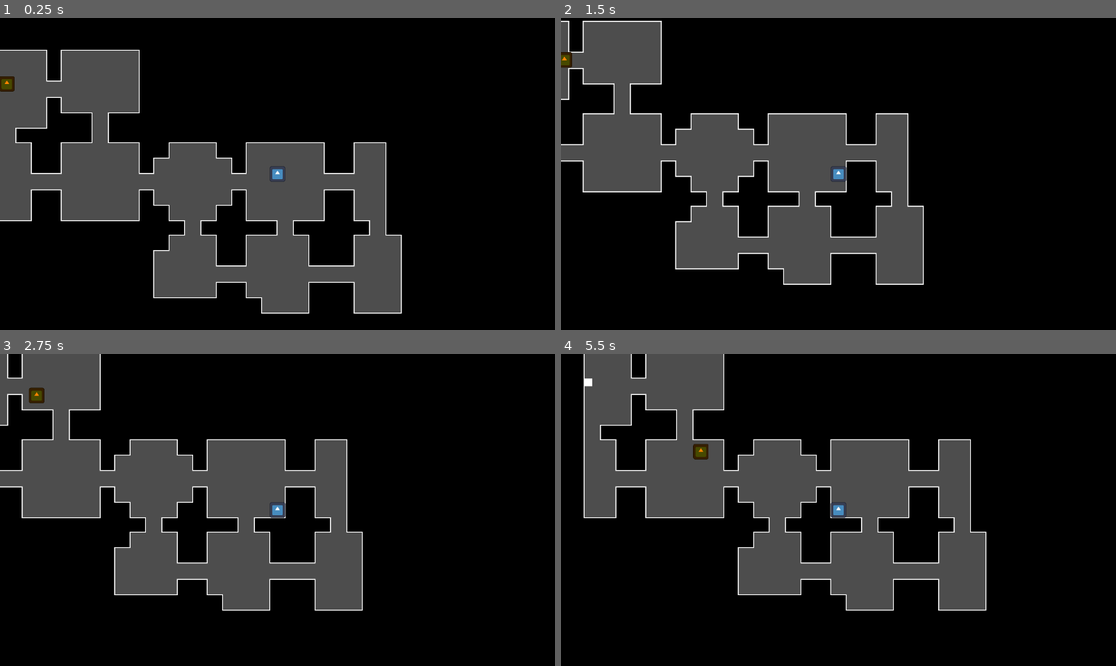
Above: before the commit, frames 1-4 (two rows, left to right).
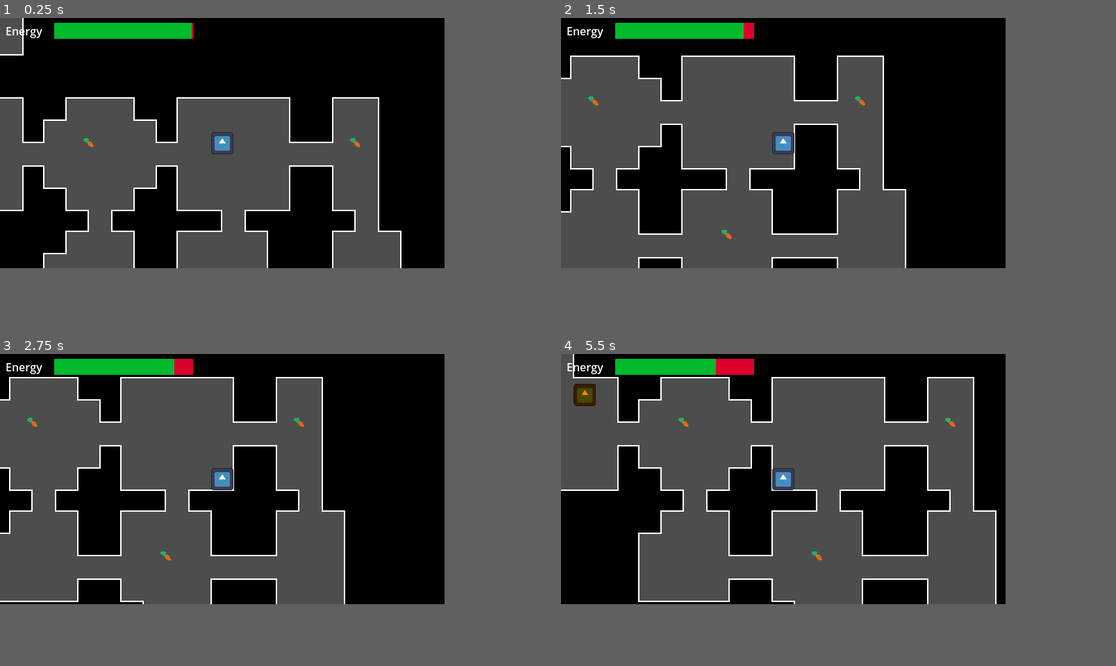
Above: after the commit, the same moments.

Repository: ROMUBOY/Rat-Dungeon
Game: Godot game, scene res://game/scenes/world.tscn
Same seed, same stepped clock (60 frames per second), same inputs: the game is played once before the commit and once after it. The engine's default icon, where the game draws it, is replaced by a stand-in: a white triangle on a blue panel in a dark square.
Inputs:
- Up to frame 1 (0.25 s): no input
- Up to frame 2 (1.5 s): hold Right (ui_right) 0.53-1.28 s; tap Enter at 1.25 s; hold Down (ui_down) from 1.28 s (still down)
- Up to frame 3 (2.75 s): release Down (ui_down) at 2.03 s; hold Right (ui_right) from 2.03 s (still down)
- Up to frame 4 (5.5 s): release Right (ui_right) at 2.78 s; hold Up (ui_up) 2.78-3.53 s; tap Space at 3.5 s; hold Left (ui_left) 3.53-5.03 s; hold Down (ui_down) from 5.03 s (still down)
In our replay, the window is 799x449 before the commit and 640x360 after it. These sizes can differ from the game's own. Grey fills any space a smaller window leaves; there, only what the larger window draws over its background counts as a difference.

The runs differ from the first frame. In frame 1, 28% of the frame differs, in the area x 0-73%, y 0-95%; in frame 2, 29%; in frame 3, 30%; in frame 4, 32%, in the area x 0-79%, y 0-83%.

Commit message:
Hungry system

Diff:
--- /dev/null
+++ b/game/entities/collectable/collectable.gd
@@ -0,0 +1,9 @@
+extends Area2D
+class_name Collectable
+
+@export var value: float = 1
+
+func _on_body_entered(body: Node2D) -> void:
+	if body is Player:
+		Globals.energy_aquired += value
+		queue_free()
--- /dev/null
+++ b/game/entities/collectable/collectable.tscn
@@ -0,0 +1,21 @@
+[gd_scene load_steps=4 format=3 uid="uid://cr0i47bp6vs2k"]
+
+[ext_resource type="Script" uid="uid://b7vxhh8l88uhu" path="res://game/entities/collectable/collectable.gd" id="1_hp241"]
+[ext_resource type="Texture2D" uid="uid://dihngvelmerht" path="res://assets/textures/collectable/carrot.png" id="1_klauj"]
+
+[sub_resource type="CircleShape2D" id="CircleShape2D_hp241"]
+radius = 7.5
+
+[node name="Collectable" type="Area2D"]
+collision_layer = 2
+script = ExtResource("1_hp241")
+
+[node name="Sprite2D" type="Sprite2D" parent="."]
+position = Vector2(-0.5571418, -0.49999952)
+scale = Vector2(0.18571429, 0.18571429)
+texture = ExtResource("1_klauj")
+
+[node name="CollisionShape2D" type="CollisionShape2D" parent="."]
+shape = SubResource("CircleShape2D_hp241")
+
+[connection signal="body_entered" from="." to="." method="_on_body_entered"]
--- /dev/null
+++ b/game/entities/interface/load_scene_button.gd
@@ -0,0 +1,6 @@
+extends Button
+
+@export_file("*.tscn") var target_level_path = ""
+
+func _on_pressed() -> void:
+	get_tree().change_scene_to_file(target_level_path)
--- /dev/null
+++ b/game/entities/interface/load_scene_button.tscn
@@ -0,0 +1,10 @@
+[gd_scene load_steps=2 format=3 uid="uid://u38jhl1fyify"]
+
+[ext_resource type="Script" uid="uid://ptmgyxryplbs" path="res://game/entities/interface/load_scene_button.gd" id="1_micmt"]
+
+[node name="LoadSceneButton" type="Button"]
+offset_right = 8.0
+offset_bottom = 8.0
+script = ExtResource("1_micmt")
+
+[connection signal="pressed" from="." to="." method="_on_pressed"]
--- a/game/entities/pathfinding_enemy/pathfiding_enemy.gd
+++ b/game/entities/pathfinding_enemy/pathfiding_enemy.gd
@@ -11,8 +11,6 @@
 	if current_path.is_empty():
 		return
 
-
-
 	var target_position = tilemap.map_to_local(current_path.front())
 	global_position = global_position.move_toward(target_position, speed)
 
--- a/game/entities/pathfinding_enemy/pathfiding_enemy.tscn
+++ b/game/entities/pathfinding_enemy/pathfiding_enemy.tscn
@@ -7,6 +7,7 @@
 radius = 15.0
 
 [node name="PathfidingEnemy" type="CharacterBody2D"]
+collision_layer = 4
 script = ExtResource("1_3skm2")
 
 [node name="Sprite2D" type="Sprite2D" parent="."]
--- a/game/entities/player/player.gd
+++ b/game/entities/player/player.gd
@@ -1,6 +1,17 @@
 extends CharacterBody2D
 class_name Player
+
+@export var max_energy: float = 20
+
+var current_energy: float
+
+@onready var current_energy_progress_bar: ProgressBar = $Camera2D/Control/VBoxContainer/HBoxContainer/ProgressBar
+
 const SPEED = 300.0
+
+func _ready() -> void:
+	current_energy = Globals.current_energy
+	current_energy_progress_bar.value = current_energy
 
 func _physics_process(delta):
 	motion_mode = 1
@@ -9,3 +20,7 @@
 	velocity = input_vector * SPEED
 
 	move_and_slide()
+
+func _process(delta: float) -> void:
+	current_energy -= delta
+	current_energy_progress_bar.value = current_energy
--- a/game/entities/player/player.tscn
+++ b/game/entities/player/player.tscn
@@ -6,7 +6,14 @@
 [sub_resource type="CircleShape2D" id="CircleShape2D_fi4jx"]
 radius = 15.0
 
+[sub_resource type="StyleBoxFlat" id="StyleBoxFlat_gqtae"]
+bg_color = Color(0.858418, 0, 0.16904023, 1)
+
+[sub_resource type="StyleBoxFlat" id="StyleBoxFlat_x4rrl"]
+bg_color = Color(0, 0.7254902, 0.1764706, 1)
+
 [node name="Player" type="CharacterBody2D"]
+collision_mask = 14
 script = ExtResource("1_ewlc8")
 metadata/_edit_group_ = true
 
@@ -18,3 +25,35 @@
 shape = SubResource("CircleShape2D_fi4jx")
 
 [node name="Camera2D" type="Camera2D" parent="."]
+
+[node name="Control" type="Control" parent="Camera2D"]
+layout_mode = 3
+anchors_preset = 0
+offset_left = -319.0
+offset_top = -177.0
+offset_right = 316.0
+offset_bottom = 179.0
+
+[node name="VBoxContainer" type="VBoxContainer" parent="Camera2D/Control"]
+layout_mode = 0
+offset_left = 7.0
+offset_top = 4.0
+offset_right = 277.0
+offset_bottom = 44.0
+
+[node name="HBoxContainer" type="HBoxContainer" parent="Camera2D/Control/VBoxContainer"]
+layout_mode = 2
+
+[node name="Label" type="Label" parent="Camera2D/Control/VBoxContainer/HBoxContainer"]
+layout_mode = 2
+text = "Energy   "
+
+[node name="ProgressBar" type="ProgressBar" parent="Camera2D/Control/VBoxContainer/HBoxContainer"]
+custom_minimum_size = Vector2(200, 0)
+layout_mode = 2
+size_flags_vertical = 1
+theme_override_styles/background = SubResource("StyleBoxFlat_gqtae")
+theme_override_styles/fill = SubResource("StyleBoxFlat_x4rrl")
+max_value = 20.0
+value = 20.0
+show_percentage = false
--- /dev/null
+++ b/game/globals.gd
@@ -0,0 +1,12 @@
+extends Node
+
+var current_energy: float = 0
+var energy_aquired: float = 0
+var rooms_explored: int = 0
+
+func update_energy():
+	current_energy += energy_aquired
+	energy_aquired = 0
+	rooms_explored += 1
+	if current_energy > 20:
+		current_energy = 20
--- /dev/null
+++ b/game/scenes/energy_update.gd
@@ -0,0 +1,36 @@
+extends Node2D
+
+
+@onready var progress_bar: ProgressBar = $Control/VBoxContainer/HBoxContainer/ProgressBar
+@onready var food_aquired_number: Label = $Control/VBoxContainer/HBoxContainer2/FoodAquiredNumber
+@onready var rooms_explored: Label = $Control/VBoxContainer/HBoxContainer3/RoomsExplored
+
+var food_aquired: float
+var timer: int = 30
+
+# Called when the node enters the scene tree for the first time.
+func _ready() -> void:
+	progress_bar.value = Globals.current_energy
+	food_aquired_number.text = str(int(Globals.energy_aquired))
+	food_aquired = Globals.energy_aquired
+
+	Globals.update_energy()
+
+	rooms_explored.text = str(Globals.rooms_explored)
+
+func _process(delta: float) -> void:
+	if timer > 0:
+		timer -= 1
+		return
+
+	UpdateProgressBar()
+
+func UpdateProgressBar():
+	if progress_bar.value >= 20 or food_aquired <= 0:
+		food_aquired = 0
+		food_aquired_number.text = str(int(food_aquired))
+		return
+
+	progress_bar.value += 0.1
+	food_aquired -= 0.1
+	food_aquired_number.text = str(int(food_aquired))
--- /dev/null
+++ b/game/scenes/energy_update.tscn
@@ -0,0 +1,76 @@
+[gd_scene load_steps=5 format=3 uid="uid://dcgg6svef5q6b"]
+
+[ext_resource type="Script" uid="uid://bbui6tt2w7xn" path="res://game/scenes/energy_update.gd" id="1_ownmj"]
+[ext_resource type="PackedScene" uid="uid://u38jhl1fyify" path="res://game/entities/interface/load_scene_button.tscn" id="2_5uf1l"]
+
+[sub_resource type="StyleBoxFlat" id="StyleBoxFlat_2cria"]
+bg_color = Color(0.858418, 0, 0.16904023, 1)
+
+[sub_resource type="StyleBoxFlat" id="StyleBoxFlat_5uf1l"]
+bg_color = Color(0, 0.7254902, 0.1764706, 1)
+
+[node name="EnergyUpdate" type="Node2D"]
+script = ExtResource("1_ownmj")
+
+[node name="Control" type="Control" parent="."]
+layout_mode = 3
+anchors_preset = 15
+anchor_right = 1.0
+anchor_bottom = 1.0
+offset_left = 44.000008
+offset_top = 104.0
+offset_right = 44.000008
+offset_bottom = 104.0
+grow_horizontal = 2
+grow_vertical = 2
+scale = Vector2(1.6800001, 1.6800001)
+
+[node name="VBoxContainer" type="VBoxContainer" parent="Control"]
+layout_mode = 1
+offset_right = 332.0
+offset_bottom = 112.0
+
+[node name="HBoxContainer" type="HBoxContainer" parent="Control/VBoxContainer"]
+layout_mode = 2
+
+[node name="Label" type="Label" parent="Control/VBoxContainer/HBoxContainer"]
+layout_mode = 2
+text = "Energy                  "
+
+[node name="ProgressBar" type="ProgressBar" parent="Control/VBoxContainer/HBoxContainer"]
+custom_minimum_size = Vector2(200, 0)
+layout_mode = 2
+size_flags_vertical = 1
+theme_override_styles/background = SubResource("StyleBoxFlat_2cria")
+theme_override_styles/fill = SubResource("StyleBoxFlat_5uf1l")
+max_value = 20.0
+value = 20.0
+show_percentage = false
+
+[node name="HBoxContainer2" type="HBoxContainer" parent="Control/VBoxContainer"]
+layout_mode = 2
+
+[node name="Label" type="Label" parent="Control/VBoxContainer/HBoxContainer2"]
+layout_mode = 2
+text = "Food aquired:        "
+
+[node name="FoodAquiredNumber" type="Label" parent="Control/VBoxContainer/HBoxContainer2"]
+layout_mode = 2
+text = "0"
+
+[node name="HBoxContainer3" type="HBoxContainer" parent="Control/VBoxContainer"]
+layout_mode = 2
+
+[node name="Label" type="Label" parent="Control/VBoxContainer/HBoxContainer3"]
+layout_mode = 2
+text = "Rooms explored:  "
+
+[node name="RoomsExplored" type="Label" parent="Control/VBoxContainer/HBoxContainer3"]
+layout_mode = 2
+text = "0"
+
+[node name="LoadSceneButton" parent="Control/VBoxContainer" instance=ExtResource("2_5uf1l")]
+layout_mode = 2
+size_flags_horizontal = 4
+text = "Next Room"
+target_level_path = "uid://cm5t53ruaxinq"
--- a/game/scenes/world.gd
+++ b/game/scenes/world.gd
@@ -1,12 +1,17 @@
 extends Node2D
+
+
+@export_file("*.tscn") var energy_update_scene_path = ""
 
 const PLAYER = preload("res://game/entities/player/player.tscn")
 const EXIT = preload("res://game/entities/level_exit/exit.tscn")
 const PATHFIDING_ENEMY = preload("res://game/entities/pathfinding_enemy/pathfiding_enemy.tscn")
+const COLLECTABLE = preload("res://game/entities/collectable/collectable.tscn")
+
+@onready var tile_map = $TileMap
 
 var borders = Rect2(1, 1, 28, 21)
-
-@onready var tile_map = $TileMap
+var player
 
 # Called when the node enters the scene tree for the first time.
 func _ready():
@@ -17,7 +22,11 @@
 	var walker = Walker.new(Vector2(19, 11), borders)
 	var map = walker.walk(200)
 
-	var player = PLAYER.instantiate()
+	player = PLAYER.instantiate()
+
+	if Globals.current_energy == 0:
+		Globals.current_energy = player.max_energy
+
 	add_child(player)
 	player.position = map.front() * 32
 
@@ -39,6 +48,16 @@
 	tile_map.set_cells_terrain_connect(0, cells, 0, -1)
 	tile_map.create_grid()
 
+	for room in walker.rooms:
+		if randf() < 0.25 && room.position != map.front() && room.position != walker.get_end_room().position:
+
+			var collectable = COLLECTABLE.instantiate()
+
+			add_child(collectable)
+
+			collectable.position = room.position * 32
+
 
 func reload_level():
-	get_tree().reload_current_scene()
+	Globals.current_energy = player.current_energy
+	get_tree().change_scene_to_file(energy_update_scene_path)
--- a/game/scenes/world.tscn
+++ b/game/scenes/world.tscn
@@ -433,7 +433,7 @@
 
 [sub_resource type="TileSet" id="TileSet_gvqng"]
 tile_size = Vector2i(32, 32)
-physics_layer_0/collision_layer = 1
+physics_layer_0/collision_layer = 8
 terrain_set_0/mode = 0
 terrain_set_0/terrain_0/name = "Terreno"
 terrain_set_0/terrain_0/color = Color(1, 1, 1, 1)
@@ -443,6 +443,7 @@
 
 [node name="World" type="Node2D"]
 script = ExtResource("1_e7s3x")
+energy_update_scene_path = "uid://dcgg6svef5q6b"
 
 [node name="TileMap" type="TileMap" parent="."]
 tile_set = SubResource("TileSet_gvqng")
--- a/project.godot
+++ b/project.godot
@@ -14,3 +14,24 @@
 run/main_scene="uid://cm5t53ruaxinq"
 config/features=PackedStringArray("4.5", "Forward Plus")
 config/icon="res://assets/textures/player/icon.svg"
+
+[autoload]
+
+Globals="*res://game/globals.gd"
+
+[display]
+
+window/size/viewport_width=640
+window/size/viewport_height=360
+window/size/mode=3
+window/stretch/mode="canvas_items"
+
+[layer_names]
+
+2d_render/layer_1="Player"
+2d_render/layer_2="Collectable"
+2d_render/layer_3="Enemy"
+2d_physics/layer_1="Player"
+2d_physics/layer_2="Collectable"
+2d_physics/layer_3="Enemy"
+2d_physics/layer_4="Wall"
Binary file added: assets/textures/collectable/carrot.png
Not shown, added: assets/textures/collectable/carrot.png.import
Not shown, added: game/entities/collectable/collectable.gd.uid
Not shown, added: game/entities/interface/load_scene_button.gd.uid
Not shown: 1 places in game/entities/player/player.tscn that only renumber resources
Not shown, added: game/globals.gd.uid
Not shown, added: game/scenes/energy_update.gd.uid
